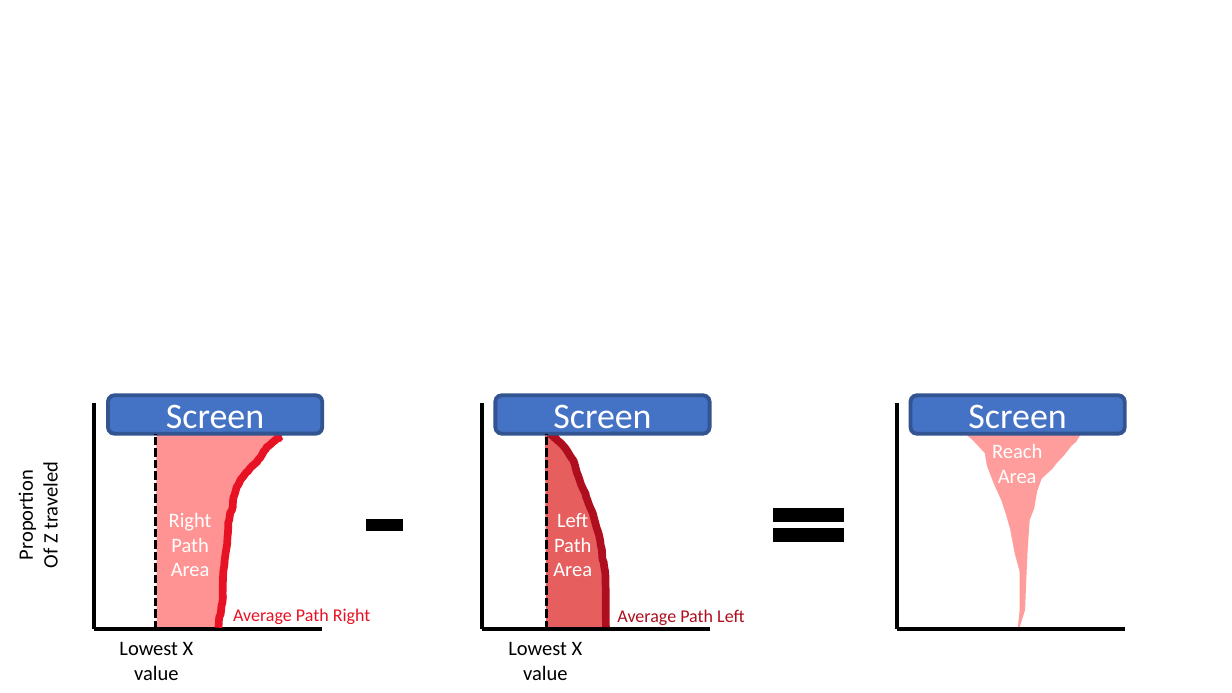
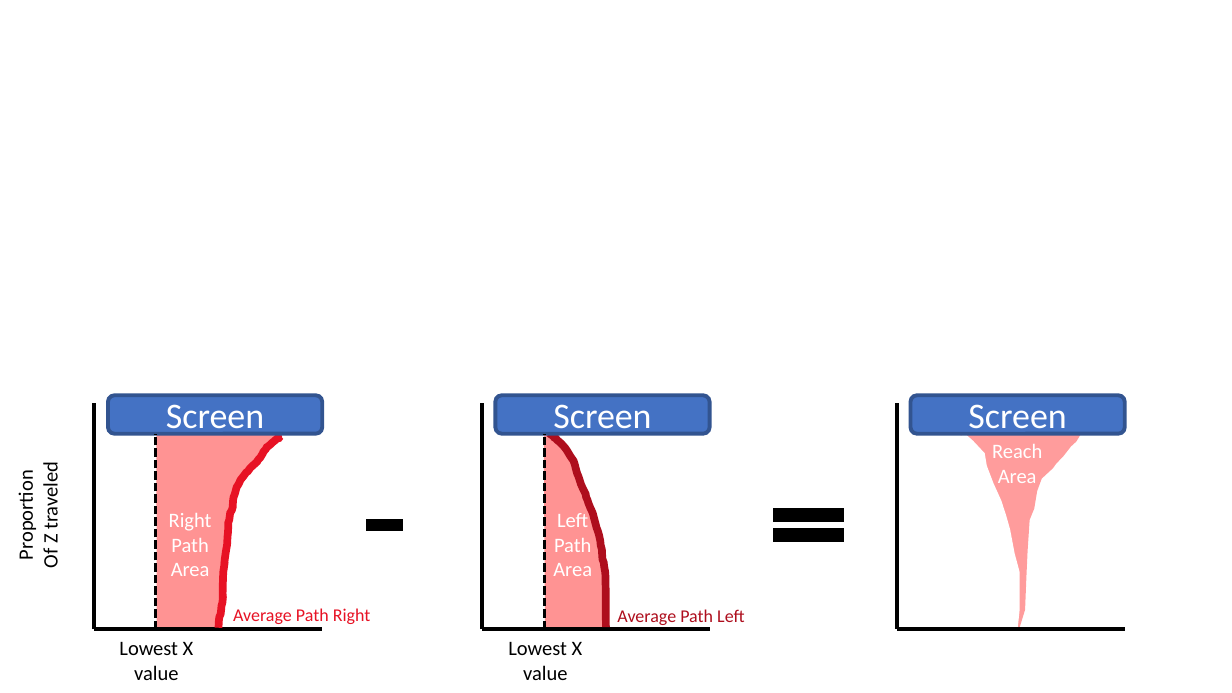
Before and after one commit to khenheller/subliminal_priming_w_motion_capture, a slide deck: slide 4 of presentation/exp birds eye veiw.pptx. Drawn at 1232x693 pixels with LibreOffice and Linux fonts; fonts in the diff are those of the drawing. Boxes give left, top, right and bottom in pixels: in the first picture for what was removed or moved away, otherwise in the second. Text is boxed around its words. In the diff, an @@ line names an element or a change of style, - is before the commit and + after.

```diff
--- a/presentation/exp birds eye veiw.pptx
+++ b/presentation/exp birds eye veiw.pptx
@@ freeform shape at <box>544,433,605,628</box>: fill #E65E5E to #FF9393; outline redrawn @@
```
Also in this commit, not shown: 2 other slides changed, 3 other files.
